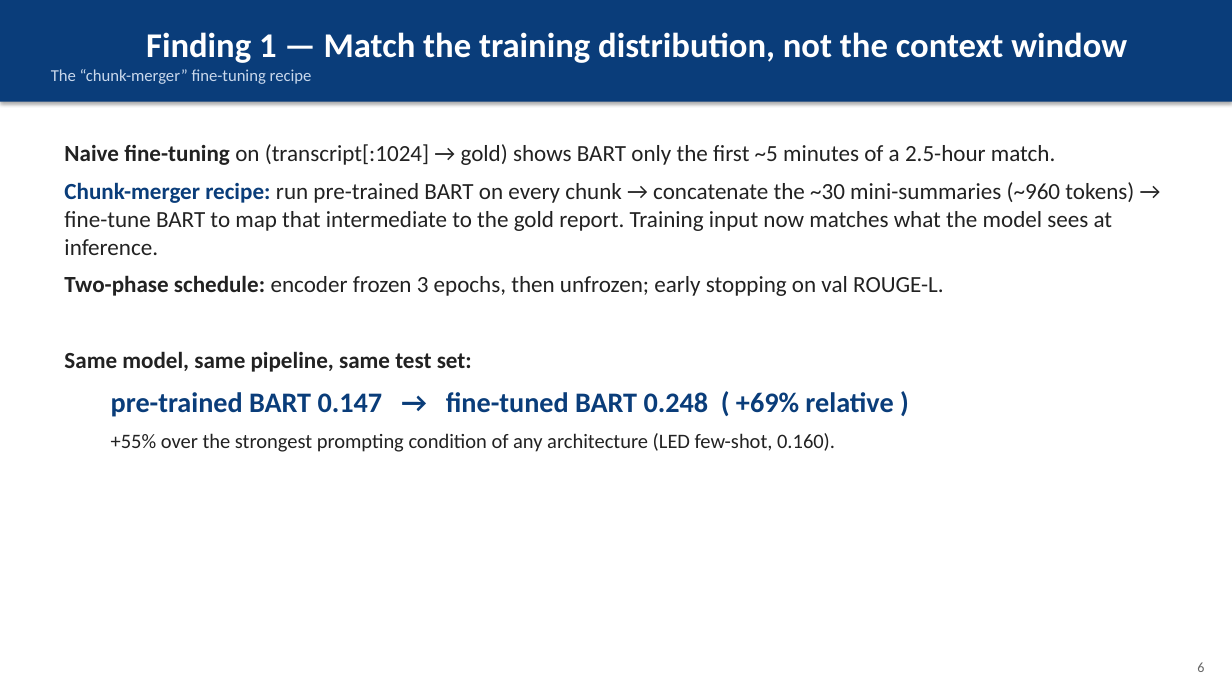
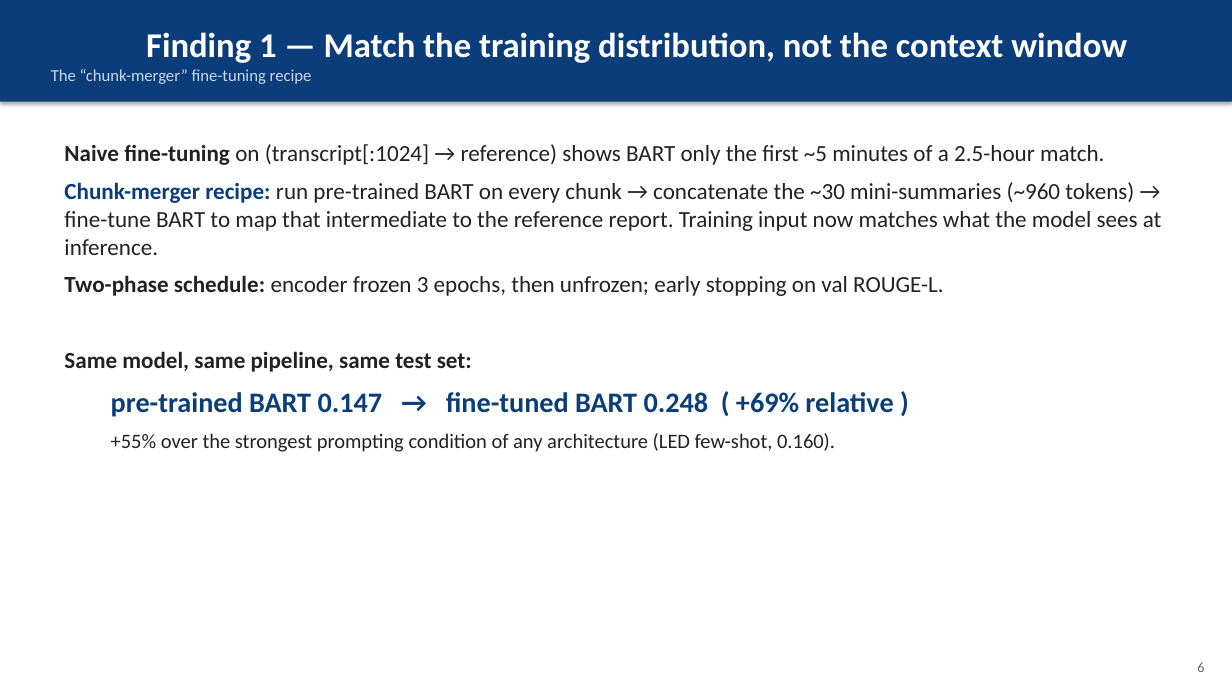
Before and after one commit to christiandalfarra/ANLP_Project, a slide deck: slide 6 of report/slides/ANLP_slides.pptx. Drawn at 1232x693 pixels with LibreOffice and Linux fonts; fonts in the diff are those of the drawing. Boxes give left, top, right and bottom in pixels: in the first picture for what was removed or moved away, otherwise in the second. Text is boxed around its words. In the diff, an @@ line names an element or a change of style, - is before the commit and + after.

```diff
--- a/report/slides/ANLP_slides.pptx
+++ b/report/slides/ANLP_slides.pptx
@@ text at [64,144,1162,255]: text changed @@
-Naive fine-tuning on (transcript[:1024] → gold) shows BART only the first ~5 minutes of a 2.5-hour match.
-Chunk-merger recipe: run pre-trained BART on every chunk → concatenate the ~30 mini-summaries (~960 tokens) → fine-tune BART to map that intermediate to the gold report. Training input now matches what the model sees at inference.
+Naive fine-tuning on (transcript[:1024] → reference) shows BART only the first ~5 minutes of a 2.5-hour match.
+Chunk-merger recipe: run pre-trained BART on every chunk → concatenate the ~30 mini-summaries (~960 tokens) → fine-tune BART to map that intermediate to the reference report. Training input now matches what the model sees at inference.
```
Also in this commit, not shown: 2 other slides changed, 2 other files.
